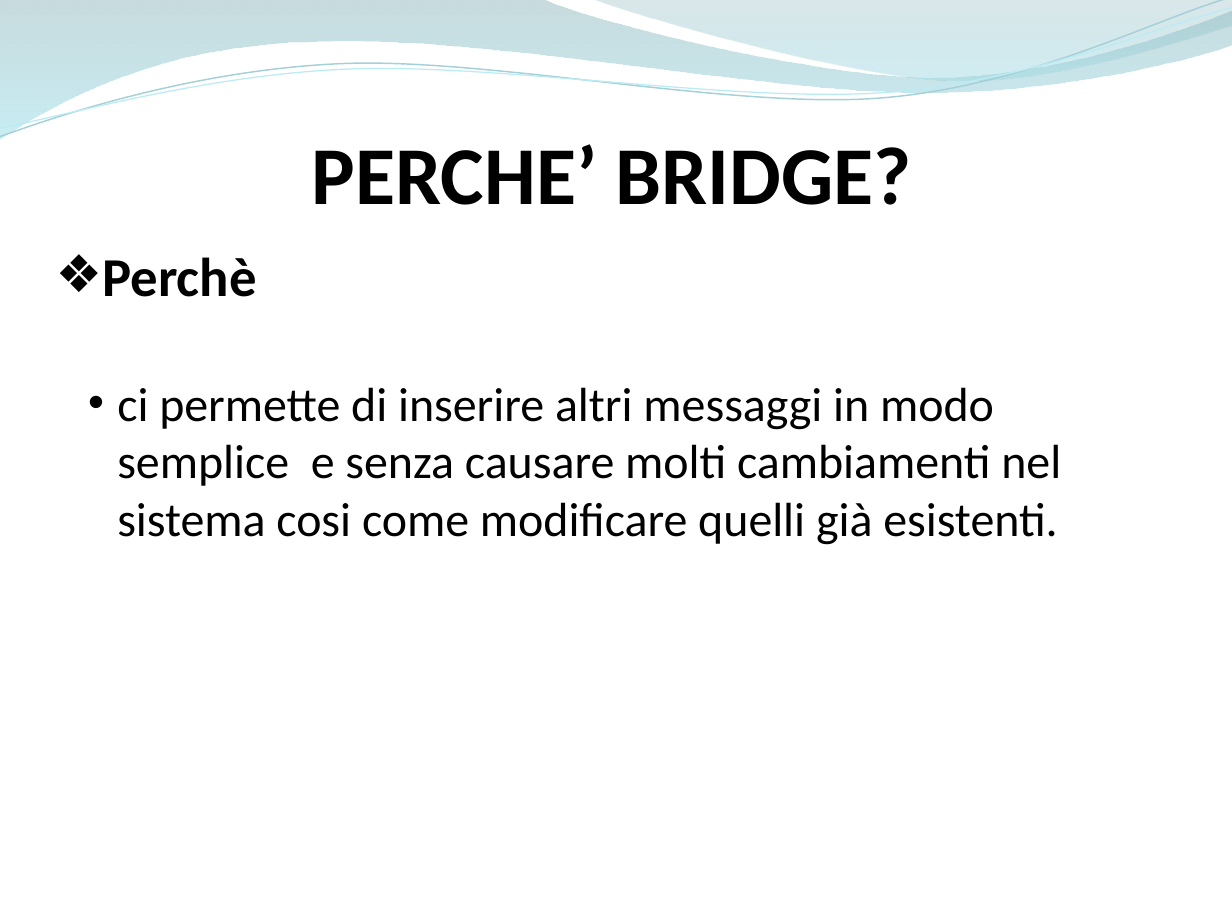
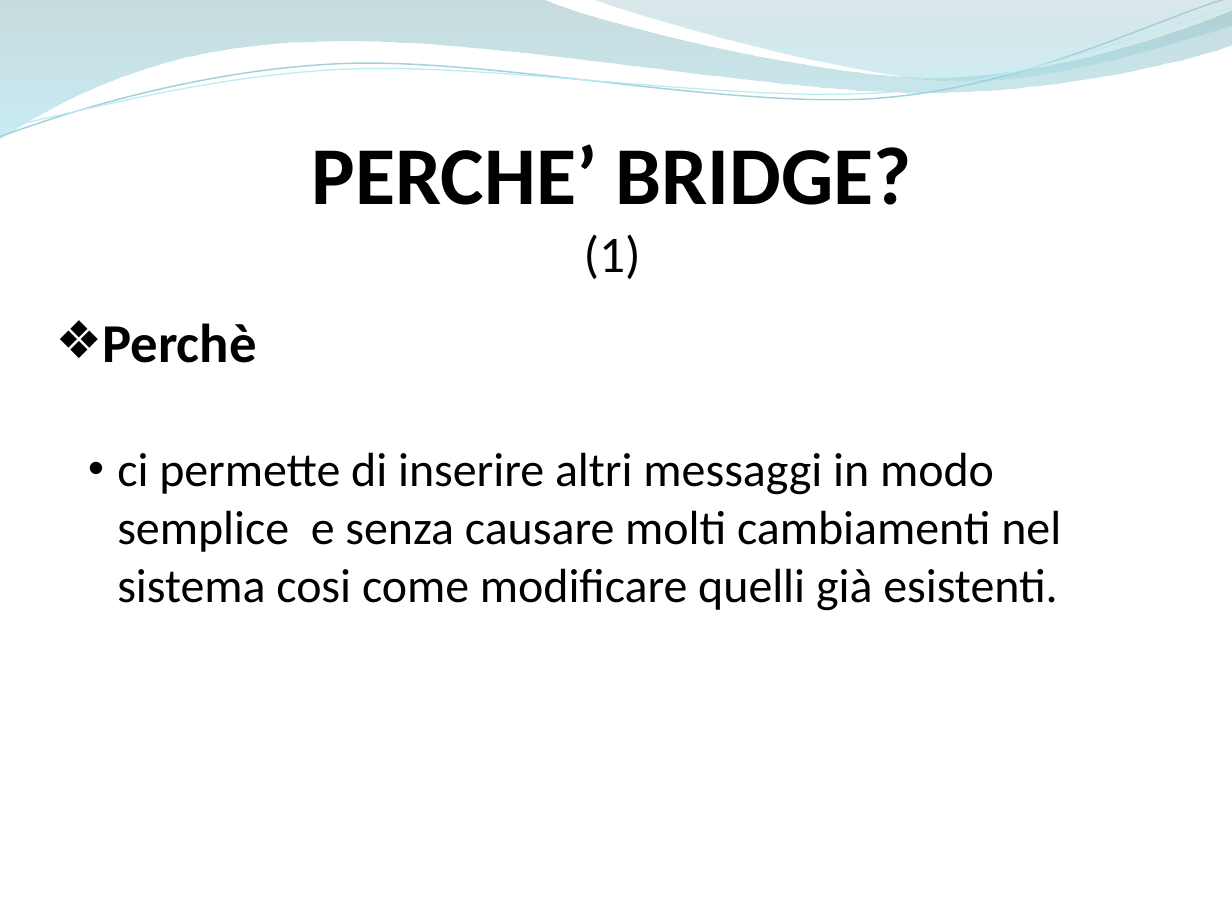
Before and after one commit to ammirate/at-silo, a slide deck: slide 8 of Presentazione/Atsilo1/Bottiglieri/Atsilo_A_GianfrancoB.pptx. Drawn at 1232x924 pixels with LibreOffice and Linux fonts; fonts in the diff are those of the drawing. Boxes give left, top, right and bottom in pixels: in the first picture for what was removed or moved away, otherwise in the second. Text is boxed around its words. In the diff, an @@ line names an element or a change of style, - is before the commit and + after.

Commit message:
[WT A ] modifica bozza

```diff
--- a/Presentazione/Atsilo1/Bottiglieri/Atsilo_A_GianfrancoB.pptx
+++ b/Presentazione/Atsilo1/Bottiglieri/Atsilo_A_GianfrancoB.pptx
@@ text at [584, 234, 641, 279]: paragraph added @@
+(1)
@@ text "Perchè": place and size @@
-text "Perchè" at [102, 257, 1061, 545]
+text "Perchè" at [102, 323, 1061, 611]
```
Also in this commit, not shown: 2 other slides changed, 1 slide added.
